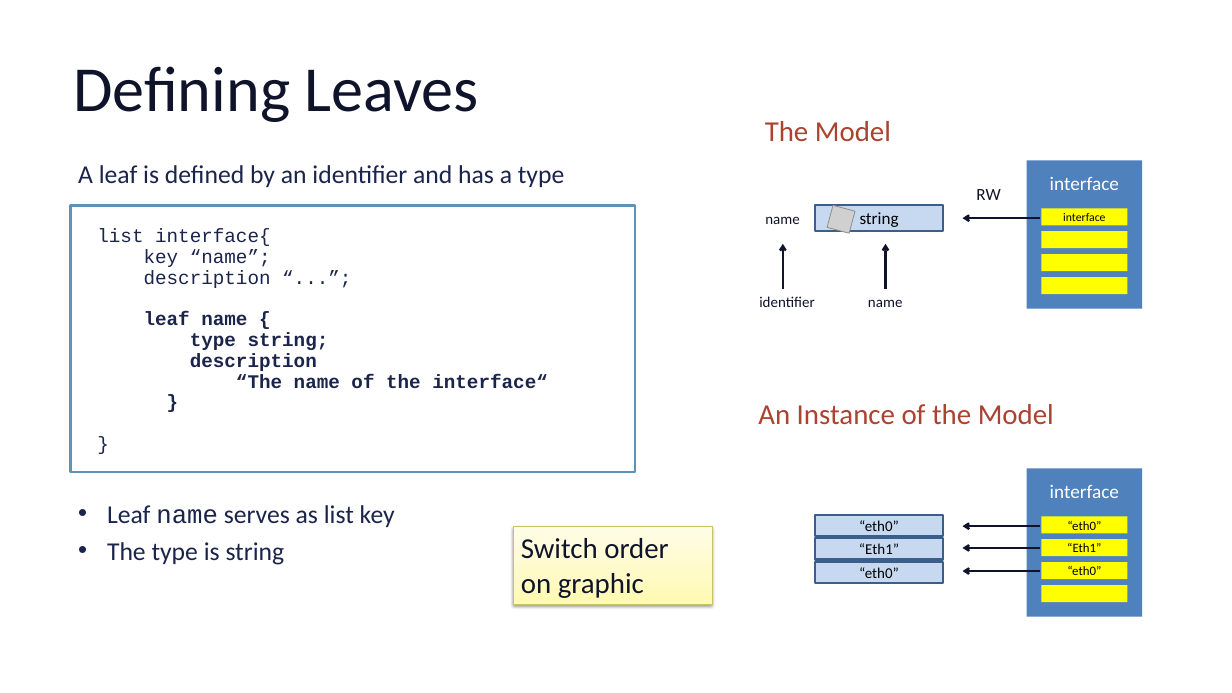
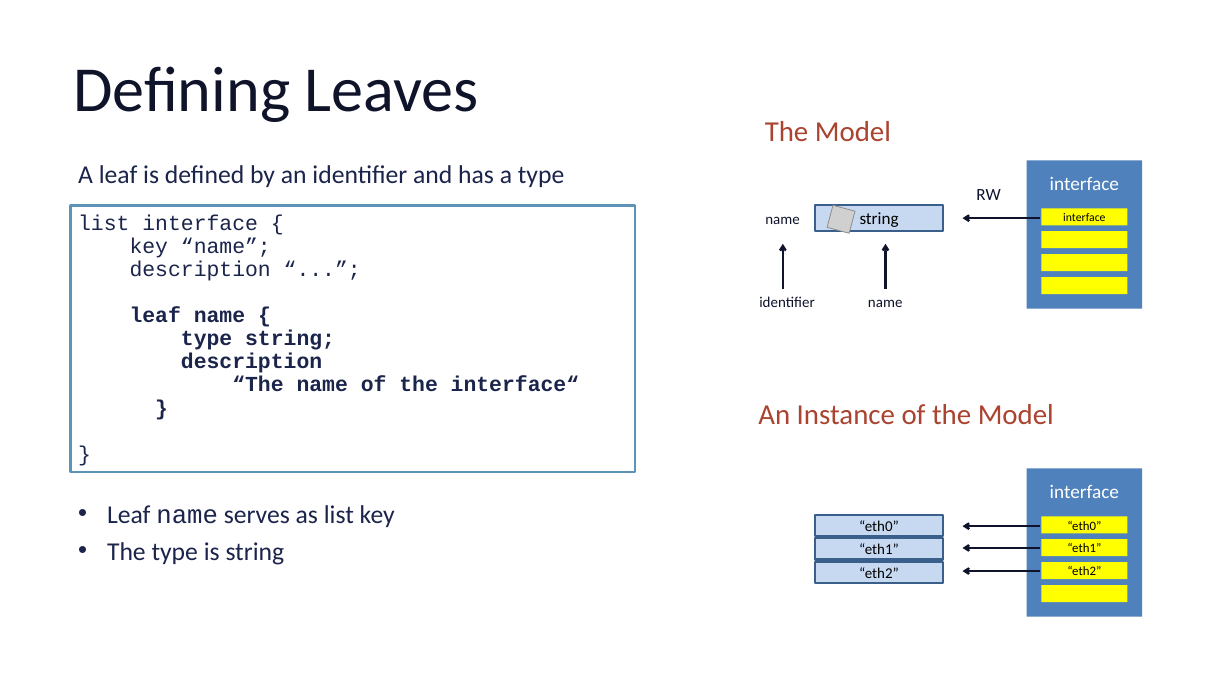
Before and after one commit to cmoberg/netconf-yang-training, a slide deck: slide 11 of slides/module-2-yang.pptx. Drawn at 1232x693 pixels with LibreOffice and Linux fonts; fonts in the diff are those of the drawing; grey boxes stand for pictures. Boxes give left, top, right and bottom in pixels: in the first picture for what was removed or moved away, otherwise in the second. Text is boxed around its words. In the diff, an @@ line names an element or a change of style, - is before the commit and + after.

```diff
--- a/slides/module-2-yang.pptx
+++ b/slides/module-2-yang.pptx
@@ text in rectangle at (78,214,579,392): text added @@
+list interface {
+key “name”;
+description “...”;
+leaf name {
+type string;
+description
+“The name of the interface“
+}
+}
@@ text removed at (97,228,548,388) @@
-list interface{
-key “name”;
-description “...”;
-leaf name {
-type string;
-description
-“The name of the interface“
-}
-}
@@ rectangle removed at (514,526,712,604) @@
-Switch order on graphic
@@ text in rectangle at (859,543,899,559): text changed @@
-“Eth1”
+“eth1”
@@ text in rectangle at (859,567,899,578): text changed @@
-“eth0”
+“eth2”
@@ text in rectangle at (1067,543,1101,557): text changed @@
-“Eth1”
+“eth1”
@@ text in rectangle at (1067,566,1101,580): text changed @@
-“eth0”
+“eth2”
```
Also in this commit, not shown: 15 other slides changed, 1 slide removed, 11 other files.
